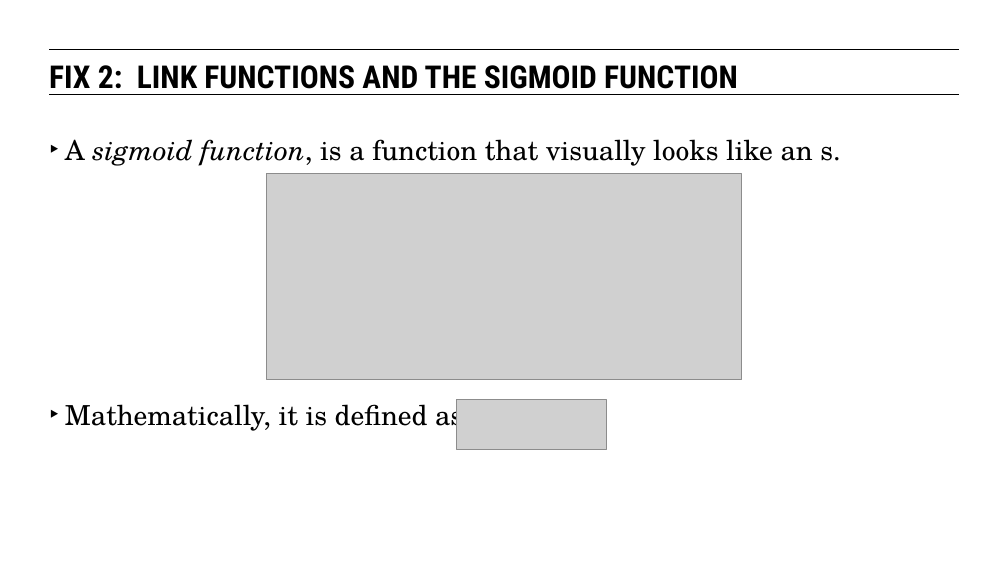
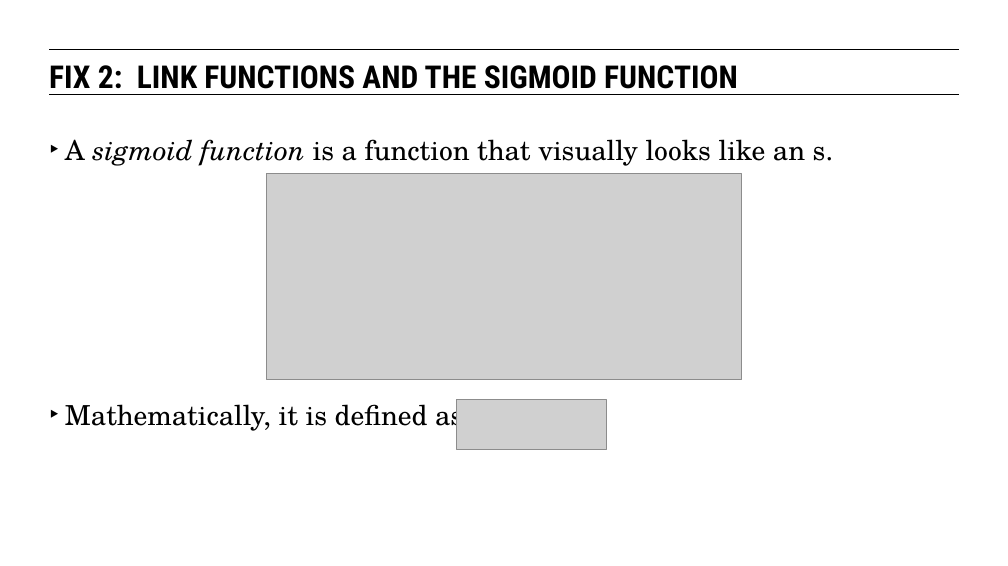
Before and after one commit to eflautt/ga-data-science, a slide deck: slide 20 of lessons/lesson-09/09-intro-to-logistic-regression.pptx (slide 19 before the commit). Drawn at 1008x566 pixels with LibreOffice and Linux fonts; fonts in the diff are those of the drawing; grey boxes stand for pictures. Boxes give left, top, right and bottom in pixels: in the first picture for what was removed or moved away, otherwise in the second. Text is boxed around its words. In the diff, an @@ line names an element or a change of style, - is before the commit and + after.

```diff
--- a/lessons/lesson-09/09-intro-to-logistic-regression.pptx
+++ b/lessons/lesson-09/09-intro-to-logistic-regression.pptx
@@ text at (65, 139, 833, 166): text changed @@
-‣ A sigmoid function, is a function that visually looks like an s.
+‣ A sigmoid function is a function that visually looks like an s.
```
Also in this commit, not shown: 15 other slides changed, 11 slides added.
